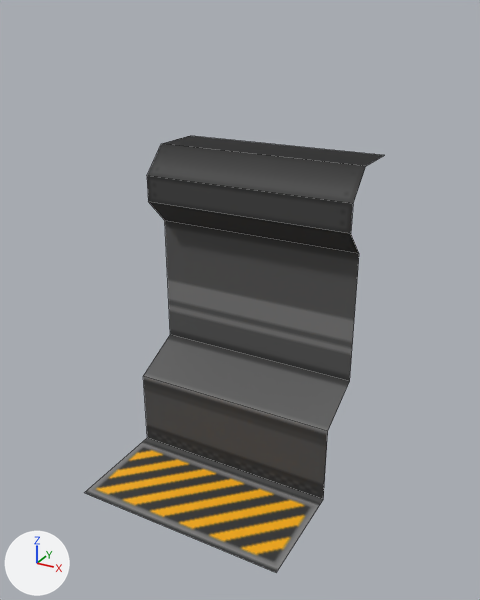
What one commit did to the FBX model Assets/Models/S_2_Base.fbx.
The view is the same before and after, from a camera (50 mm lens) standing at (0.69, -12.68, 4.17) and looking at (-1.87, -8.01, 1.83). Arrows for +X, +Y and +Z are at lower left; the lights stay in place. Mesh edges are drawn as thin lines. Where no turn or scale is listed for an object, it has been applied to the vertices.

The older version as bpy lines, for what is in view:
```python
me_plane_006 = bpy.data.meshes.new('Plane.006')
me_plane_006.from_pydata(...)  # 18 vertices, 8 faces; spans x -1.0..1.0, y -1.0..1.0, z 0.0..3.0
me_plane_006.materials.append(mat_worldmat)  # picture img_tileset_png
ob_quad_2 = bpy.data.objects.new('Quad_2', me_plane_006)
ob_quad_2.location = (-2.0, -8.0, 0.0)
```
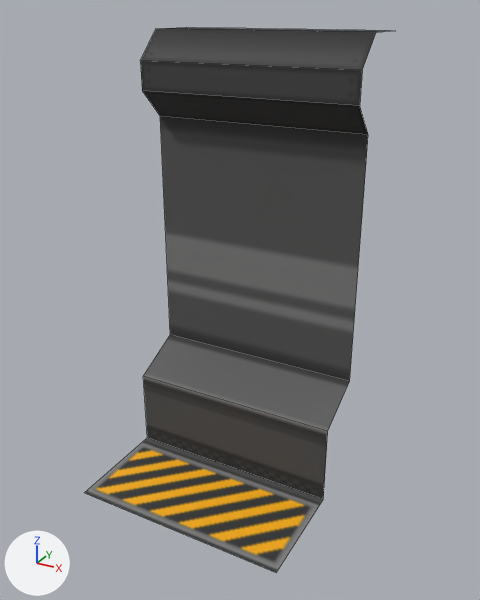
The change, as JSON lines over the scene's bpy script:
```json
{"block": "me_plane_006", "where": "me_plane_006.from_pydata(...)  # 18 vertices, 8 faces; spans x -1.0..1.0, y -1.0..1.0, z 0.0..3.0"}
{"block": "me_plane_006", "where": "# used by ob_quad_2; location = (-2.0, -8.0, 0.0)"}
{"block": "me_plane_006", "change": "me_plane_006 part 1: all 10 vertices in x -1.0..1.0, y 0.25..1.0, z 2.25..3.0 are moved by (0.0, 0.0, 1.0)"}
```

Where the change shows, as pixel boxes [x1, y1, x2, y2] in the pictures (480 x 600 px; the box of a moved part takes in the faces that stretch with it):
```json
{"object": "Quad_2", "change": "reshaped", "before": [85, 136, 384, 572], "after": [85, 27, 391, 572], "on screen": "25% taller"}
{"part": 1, "of": "me_plane_006", "change": "moved or reshaped", "before": [147, 136, 384, 376], "after": [141, 27, 391, 376]}
```
